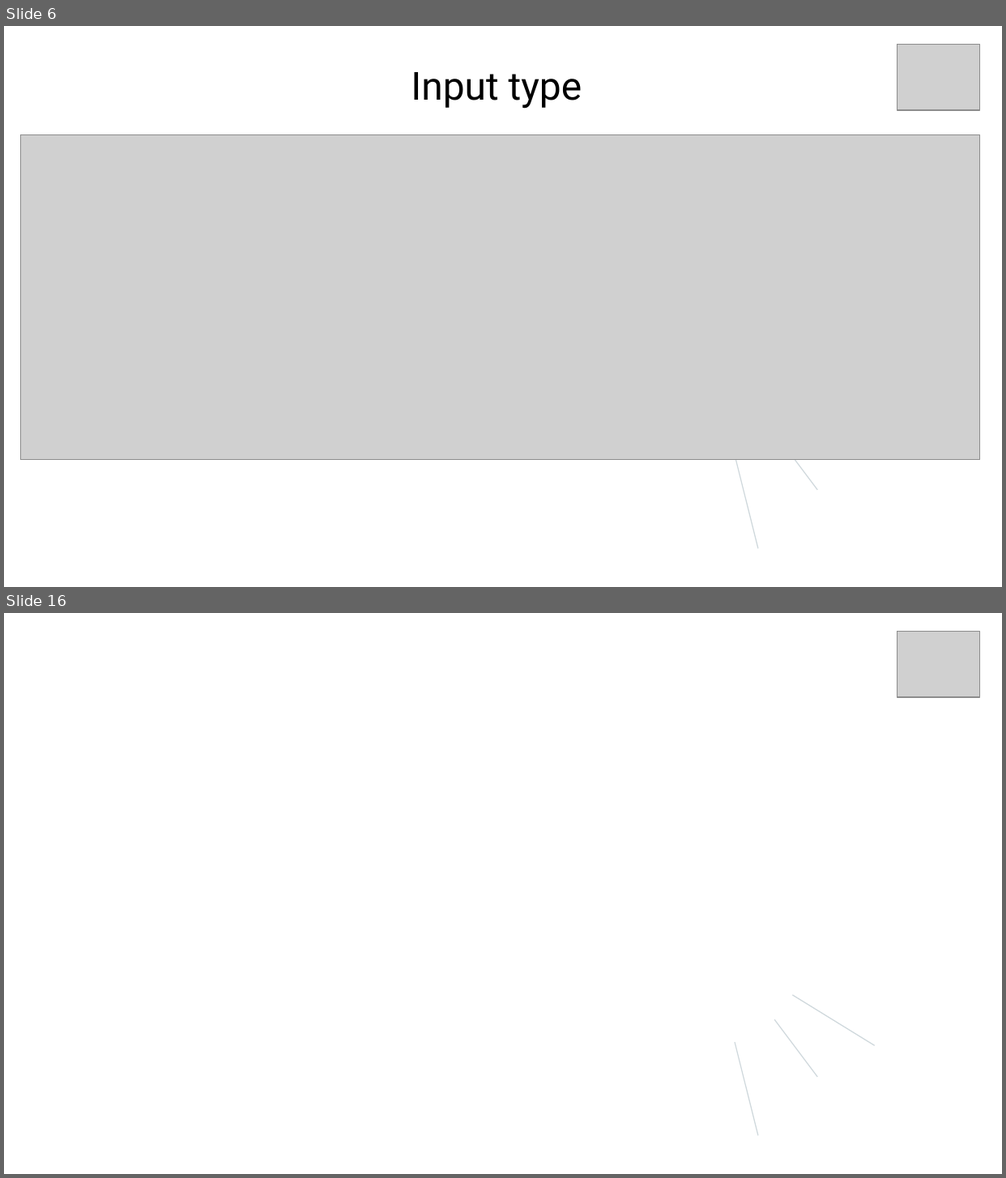
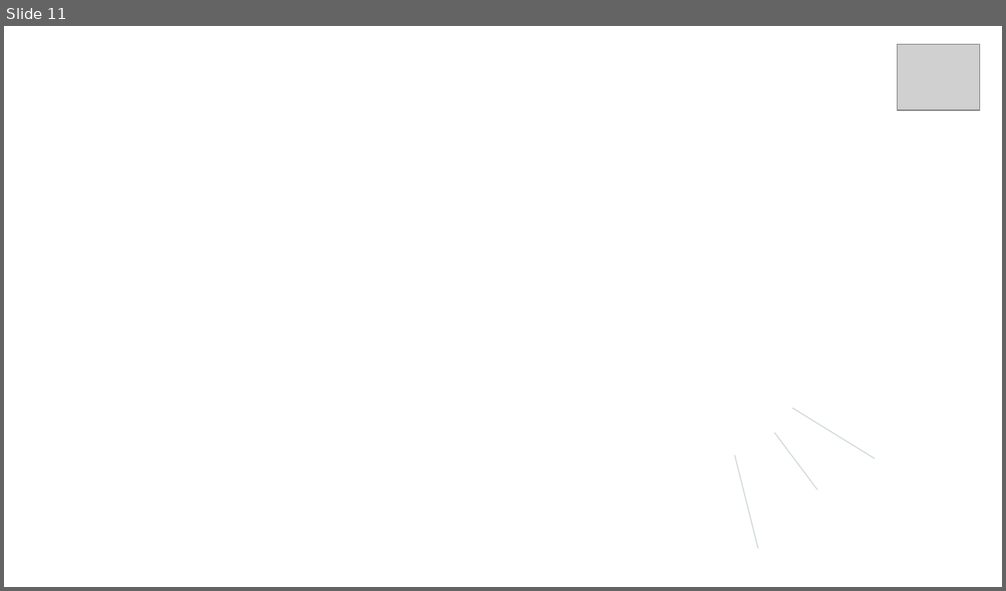
Before and after one commit to mhasilau/wb9, a slide deck: WEB - технологии.pptx. Shown one above the other, each under a label of ours: slides 6 and 16 before the commit, slide 11 after it; the slides between them are not shown. The pictures are 1006x1178 and 1006x591 pixels, drawn with LibreOffice and Linux fonts; fonts in the diff are those of the drawing; grey boxes stand for pictures; background and template pictures are left out. Boxes give left, top, right and bottom in pixels: in the first picture for what was removed or moved away, otherwise in the second. Text is boxed around its words. In the diff, an @@ line names an element or a change of style, - is before the commit and + after.

```diff
--- a/WEB - технологии.pptx
+++ b/WEB - технологии.pptx
@@ slide 6 removed at box(4, 26, 1002, 587), background picture (left out) @@
@@ picture removed at box(897, 44, 980, 109) @@
@@ text removed at box(411, 72, 582, 109) @@
-Input type
@@ picture removed at box(21, 135, 980, 460) @@
@@ freeform shape removed at box(792, 408, 874, 459) @@
@@ freeform shape removed at box(774, 433, 817, 490) @@
@@ freeform shape removed at box(735, 455, 757, 549) @@
@@ what was slide 16 is now slide 11 @@
```
Also in this commit, not shown: 2 slides changed, 8 slides added, 12 other slides removed.
